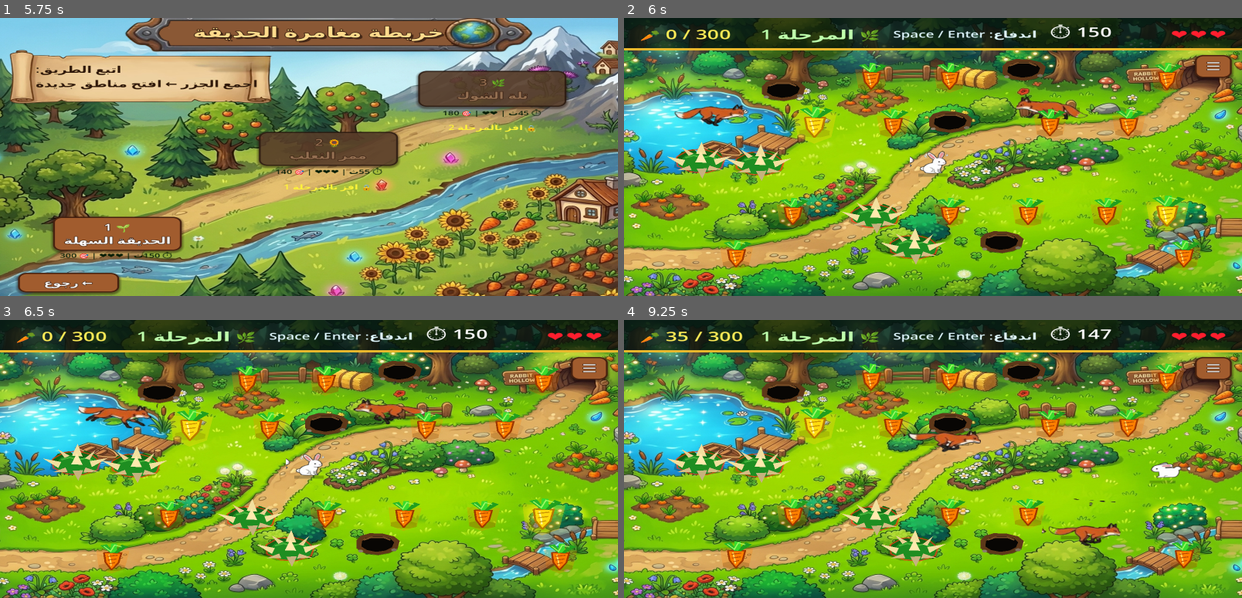
Above: before the commit, frames 1-4 (two rows, left to right).
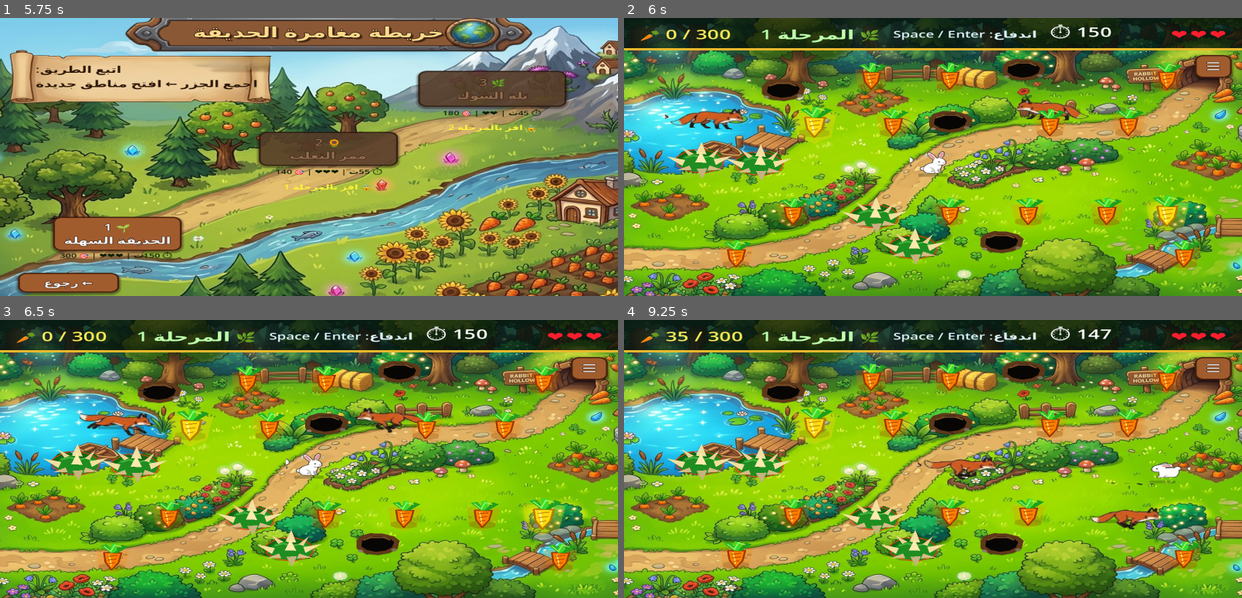
Above: after the commit, the same moments.

Repository: hamzabasem900-source/RUBBY
Game: Godot game, scene res://scenes/MainMenu.tscn
The game is run twice, just before and just after one commit, with the same random seed, the same clock (stepped at 60 frames per second) and the same inputs.
Inputs (mouse positions are in pixels of both pictures, inside the frame that each line leads up to):
- Up to frame 1 (5.75 s): click "⚙" at 0.5 s; click "العربية" at 1.25 s; click "1280 x 720" at 2 s; click "عادي" at 2.75 s; click "استعادة الافتراضي" at 3.5 s; click "رجوع" at 4.25 s; click "▶ ابدأ اللعب" at 5 s
- Up to frame 2 (6 s): click "🌱 1 الحديقة السهلة" at 5.75 s
- Up to frame 3 (6.5 s): no input
- Up to frame 4 (9.25 s): tap Enter (ui_accept) at 6.5, 6.77, 7.52, 9.02 s; move the mouse to (1068, 445) at 6.52 s; hold D (move_right) 6.53-7.28 s; click (1068, 445) at 6.67 s; move the mouse to (809, 472) at 7.27 s; hold S (move_down) 7.28-8.03 s; move the mouse to (994, 397) at 8.02 s; hold D (move_right) 8.03-8.78 s; move the mouse to (902, 514) at 8.77 s; hold W (move_up) from 8.78 s (still down); click (902, 514) at 8.92 s

Frame 1 is identical in both runs. In frame 2, 1.0% of the frame differs, in the area x 6-77%, y 21-41%; in frame 3, 1.6%; in frame 4, 2.1%, in the area x 45-87%, y 30-82%.

Commit message:
Improve fox flanking paths

Diff:
--- a/scripts/enemy_fox.gd
+++ b/scripts/enemy_fox.gd
@@ -11,8 +11,8 @@
 const FOX_SHEET_ROWS: int = 4
 
 @export var patrol_distance: float = 100.0
-@export var patrol_speed: float = 62.0
-@export var chase_speed: float = 132.0
+@export var patrol_speed: float = 68.0
+@export var chase_speed: float = 145.0
 @export var chase_range: float = 9999.0
 @export var acceleration: float = 520.0
 @export var arrival_distance: float = 52.0
@@ -119,15 +119,17 @@
 		return away_from_player * separation_strength * push_ratio
 
 	var chase_dir_to_player: Vector2 = to_player / player_dist
-	var side_sign: float = chase_flank_side
-	if abs(side_sign) <= 0.01:
-		side_sign = 1.0 if cos(chase_flank_angle) >= 0.0 else -1.0
-	var tangent := Vector2(-chase_dir_to_player.y, chase_dir_to_player.x) * side_sign
 	var offset_scale: float = clamp((player_dist - arrival_distance) / 180.0, 0.0, 1.0)
 	var weave: float = sin(Time.get_ticks_msec() * 0.0035 + chase_weave_phase) * chase_weave_strength
-	var flank_offset: Vector2 = tangent * (chase_flank_distance + weave) * offset_scale
+	var flank_direction: Vector2 = Vector2.RIGHT.rotated(chase_flank_angle)
+	if chase_flank_distance <= 0.01:
+		var side_sign: float = chase_flank_side
+		if abs(side_sign) <= 0.01:
+			side_sign = 1.0
+		flank_direction = Vector2(-chase_dir_to_player.y, chase_dir_to_player.x) * side_sign
+	var flank_offset: Vector2 = flank_direction.normalized() * (chase_flank_distance + weave) * offset_scale
 	var lead_offset: Vector2 = chase_dir_to_player * chase_lead_distance * offset_scale
-	var target_position := _player.global_position + flank_offset + lead_offset
+	var target_position: Vector2 = _player.global_position + flank_offset + lead_offset
 	var to_target: Vector2 = target_position - global_position
 	var target_dist: float = to_target.length()
 	if target_dist <= 0.001:
--- a/scripts/game_level.gd
+++ b/scripts/game_level.gd
@@ -387,28 +387,28 @@
 		fox.patrol_distance = randf_range(100.0, 190.0)
 	if "move_right_first" in fox:
 		fox.move_right_first = fox_index % 2 == 0
-	var fox_count := max(int(config.get("fox_count", 1)), 1)
-	var side := -1.0 if fox_index % 2 == 0 else 1.0
+	var fox_count: int = int(config.get("fox_count", 1))
+	if fox_count < 1:
+		fox_count = 1
+	var side: float = -1.0 if fox_index % 2 == 0 else 1.0
 	if "chase_flank_angle" in fox:
 		fox.chase_flank_angle = (TAU / fox_count) * fox_index
 	if "chase_flank_side" in fox:
 		fox.chase_flank_side = side
 	if "chase_flank_distance" in fox:
-		fox.chase_flank_distance = 150.0 if GameManager.current_level == 1 else 85.0
+		fox.chase_flank_distance = 125.0 if GameManager.current_level == 1 else 90.0
 	if "chase_lead_distance" in fox:
 		fox.chase_lead_distance = 0.0
-		if GameManager.current_level == 1:
-			fox.chase_lead_distance = 35.0 if fox_index % 2 == 0 else -25.0
 	if "chase_weave_strength" in fox:
-		fox.chase_weave_strength = 32.0 if GameManager.current_level == 1 else 18.0
+		fox.chase_weave_strength = 10.0 if GameManager.current_level == 1 else 7.0
 	if "chase_weave_phase" in fox:
 		fox.chase_weave_phase = float(fox_index) * PI
 	if "separation_distance" in fox:
-		fox.separation_distance = 150.0 if GameManager.current_level == 1 else 90.0
+		fox.separation_distance = 110.0 if GameManager.current_level == 1 else 85.0
 	if "separation_strength" in fox:
-		fox.separation_strength = 260.0 if GameManager.current_level == 1 else 170.0
+		fox.separation_strength = 150.0 if GameManager.current_level == 1 else 130.0
 	if "chase_speed" in fox and GameManager.current_level == 1:
-		fox.chase_speed = 124.0 + float(fox_index % 2) * 24.0
+		fox.chase_speed = 136.0 + float(fox_index % 2) * 24.0
 
 # ── Transitions ───────────────────────────────────────────────────────────────
 
